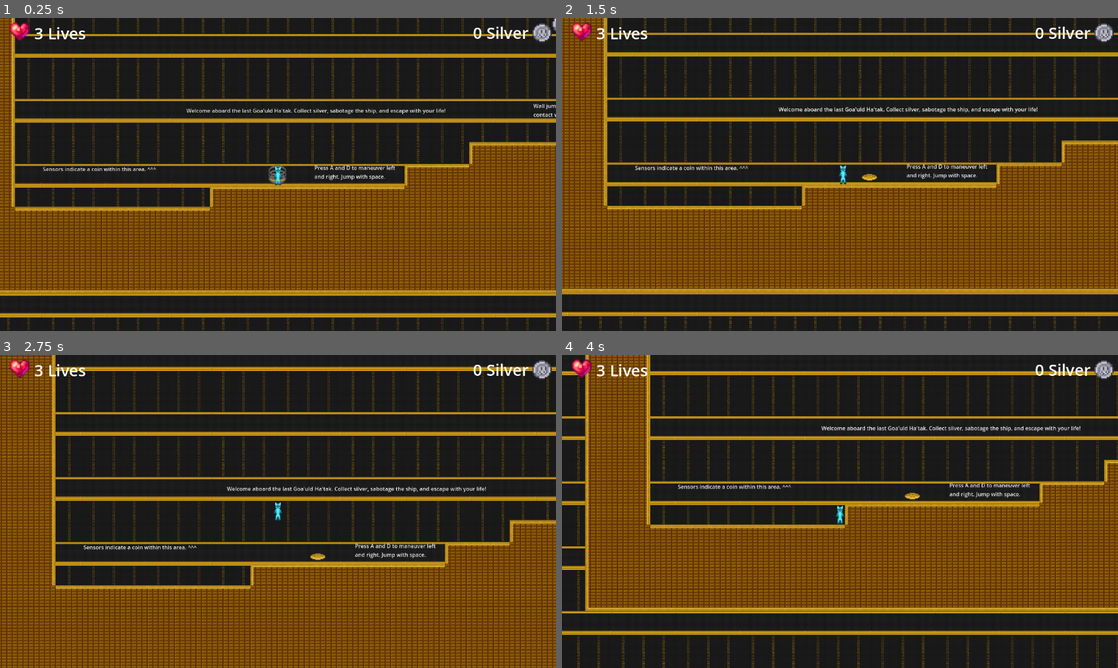
Above: before the commit, frames 1-4 (two rows, left to right).
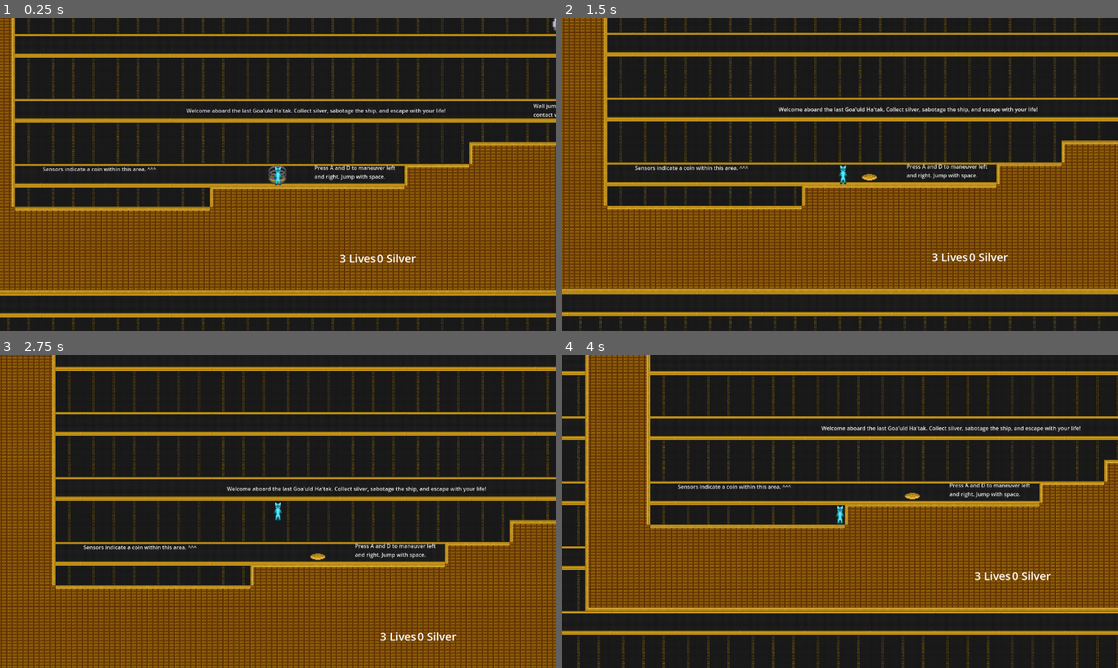
Above: after the commit, the same moments.

Repository: Novaliyn/SuperSilverHunter
Game: Godot game, scene res://main.tscn
Same seed, same stepped clock (60 frames per second), same inputs: the game is played once before the commit and once after it.
Inputs:
- Up to frame 1 (0.25 s): no input
- Up to frame 2 (1.5 s): tap A (KEYA) at 0.5, 0.6, 1.25 s; tap D (KEYD) at 1.35 s
- Up to frame 3 (2.75 s): tap A (KEYA) at 2 s; tap Space (Spacebar) at 2.1 s
- Up to frame 4 (4 s): tap A (KEYA) at 2.75, 2.85, 3.5 s; tap D (KEYD) at 3.6 s

The runs differ from the first frame. In frame 1, 0.8% of the frame differs, in the area x 1-100%, y 1-79%; in frame 2, 0.8%; in frame 3, 0.8%; in frame 4, 0.8%, in the area x 1-100%, y 1-72%.

Commit message:
fixing hud

Diff:
--- a/main.tscn
+++ b/main.tscn
@@ -22,38 +22,28 @@
 offset_bottom = 40.0
 theme = SubResource("Theme_1bvp3")
 
-[node name="CanvasLayer" type="CanvasLayer" parent="HUD"]
+[node name="HBoxContainer" type="HBoxContainer" parent="HUD"]
+offset_right = 234.0
+offset_bottom = 46.0
 
-[node name="Lives" type="Label" parent="HUD/CanvasLayer"]
-offset_left = 71.0
-offset_top = 8.0
-offset_right = 234.0
-offset_bottom = 50.0
+[node name="Lives" type="Label" parent="HUD/HBoxContainer"]
+layout_mode = 2
 theme_override_font_sizes/font_size = 33
 text = "3 Lives"
 
-[node name="Silver" type="Label" parent="HUD/CanvasLayer"]
-offset_left = 980.0
-offset_top = 7.0
-offset_right = 1095.0
-offset_bottom = 53.0
+[node name="Silver" type="Label" parent="HUD/HBoxContainer"]
+layout_mode = 2
 theme_override_font_sizes/font_size = 33
 text = "0 Silver"
 
-[node name="lives" type="TextureRect" parent="HUD/CanvasLayer"]
-offset_left = 18.0
-offset_top = 4.0
-offset_right = 67.0
-offset_bottom = 50.0
+[node name="lives" type="TextureRect" parent="HUD/HBoxContainer"]
+layout_mode = 2
 texture = ExtResource("2_h2yge")
 expand_mode = 1
 stretch_mode = 4
 
-[node name="silver" type="TextureRect" parent="HUD/CanvasLayer"]
-offset_left = 1100.0
-offset_top = 8.0
-offset_right = 1149.0
-offset_bottom = 54.0
+[node name="silver" type="TextureRect" parent="HUD/HBoxContainer"]
+layout_mode = 2
 texture = ExtResource("3_1bvp3")
 expand_mode = 1
 stretch_mode = 4
